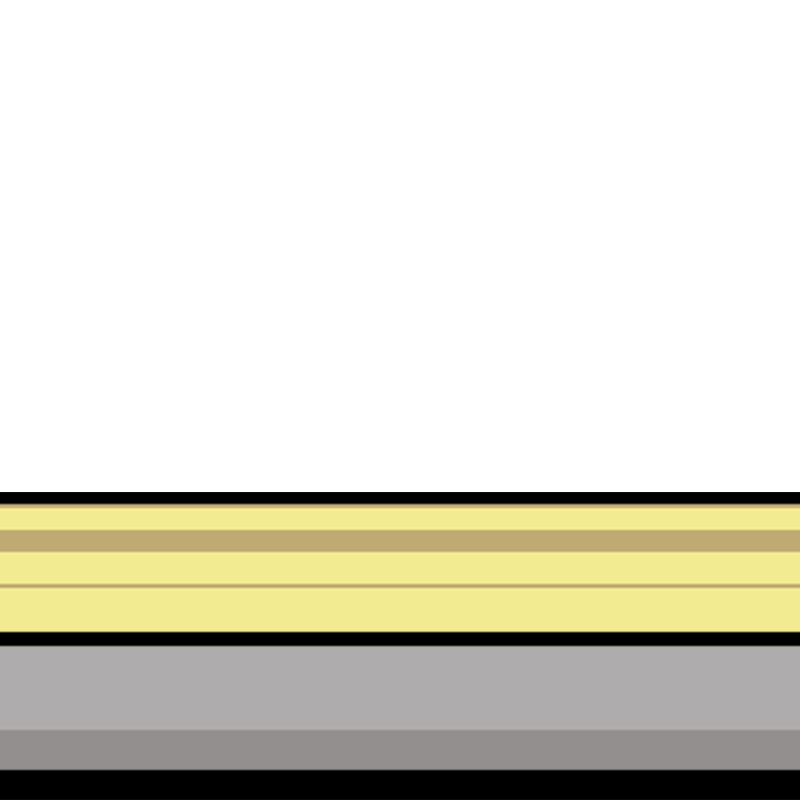
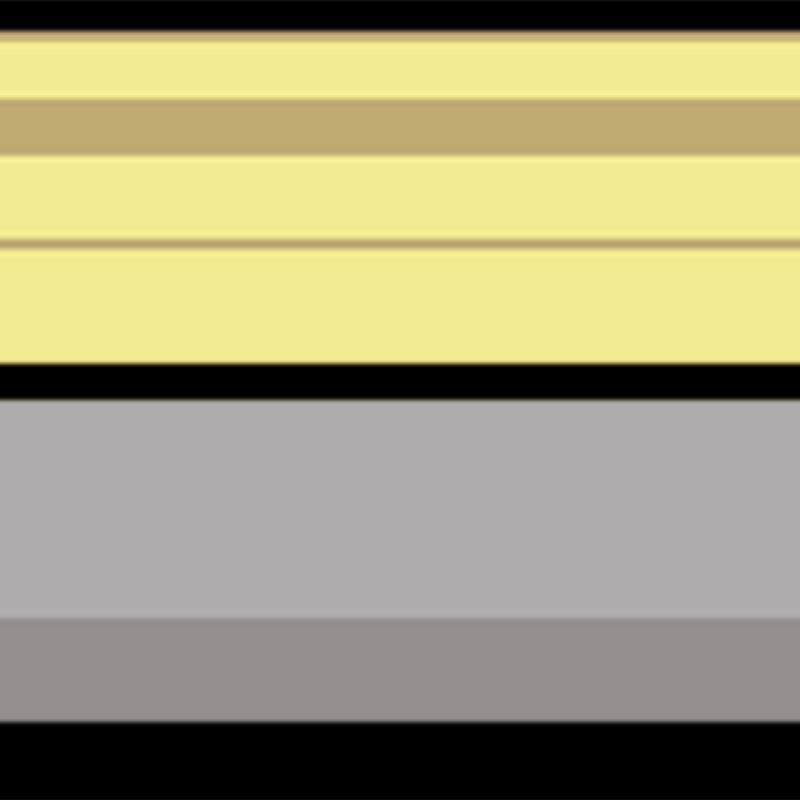
Layered file, before and after one edit (800×800). Changes by layer:
painted on "Layer 4" over <box>0,360,800,799</box>
painted on "Layer 3" over <box>0,396,800,799</box>
painted on "Layer 2" over <box>0,0,800,799</box>
